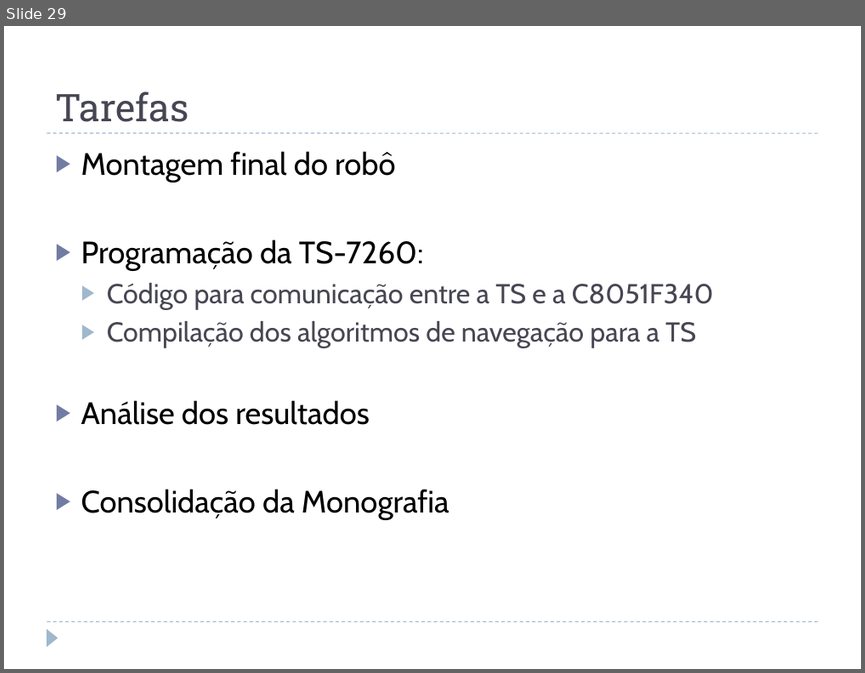
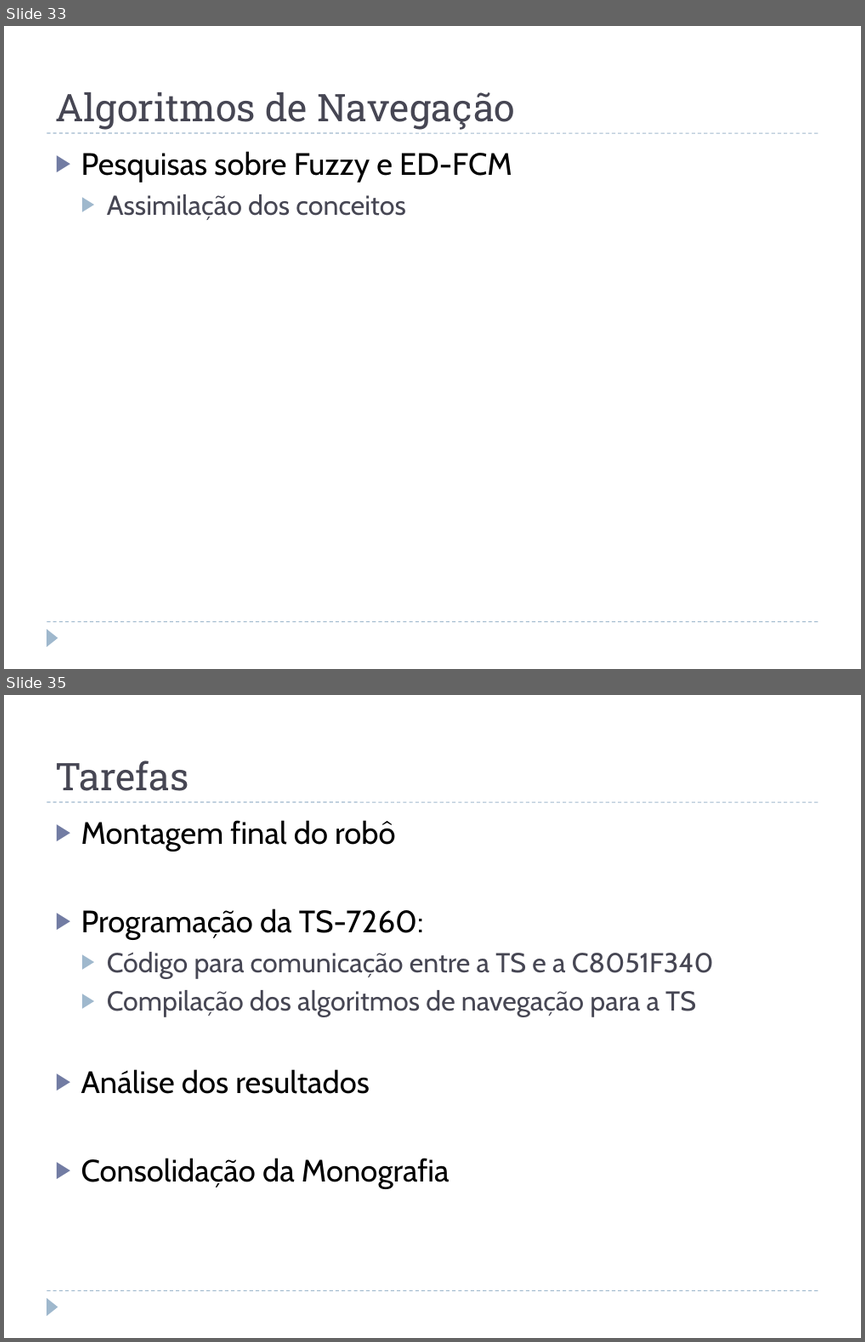
Before and after one commit to jcnborges/TCC, a slide deck: qualificacao.pptx. Shown one above the other, each under a label of ours: slide 29 before the commit, slides 33 and 35 after it; the slides between them are not shown. The pictures are 865x673 and 865x1342 pixels, drawn with LibreOffice and Linux fonts; fonts in the diff are those of the drawing. Boxes give left, top, right and bottom in pixels: in the first picture for what was removed or moved away, otherwise in the second. Text is boxed around its words. In the diff, an @@ line names an element or a change of style, - is before the commit and + after.

```diff
--- a/qualificacao.pptx
+++ b/qualificacao.pptx
@@ slide 33 added at (x1=4, y1=26, x2=861, y2=669), background #FFFFFF; not listed: 3 template elements that a slide beside it also shows @@
@@ title added at (x1=55, y1=92, x2=515, y2=130), 32 pt, text #464653 @@
+Algoritmos de Navegação
@@ text added at (x1=81, y1=151, x2=512, y2=220), 26 pt, text #000000 @@
+▶ Pesquisas sobre Fuzzy e ED-FCM
+  ▶ Assimilação dos conceitos
@@ what was slide 29 is now slide 35 @@
```
Also in this commit, not shown: 4 slides changed, 5 other slides added.
